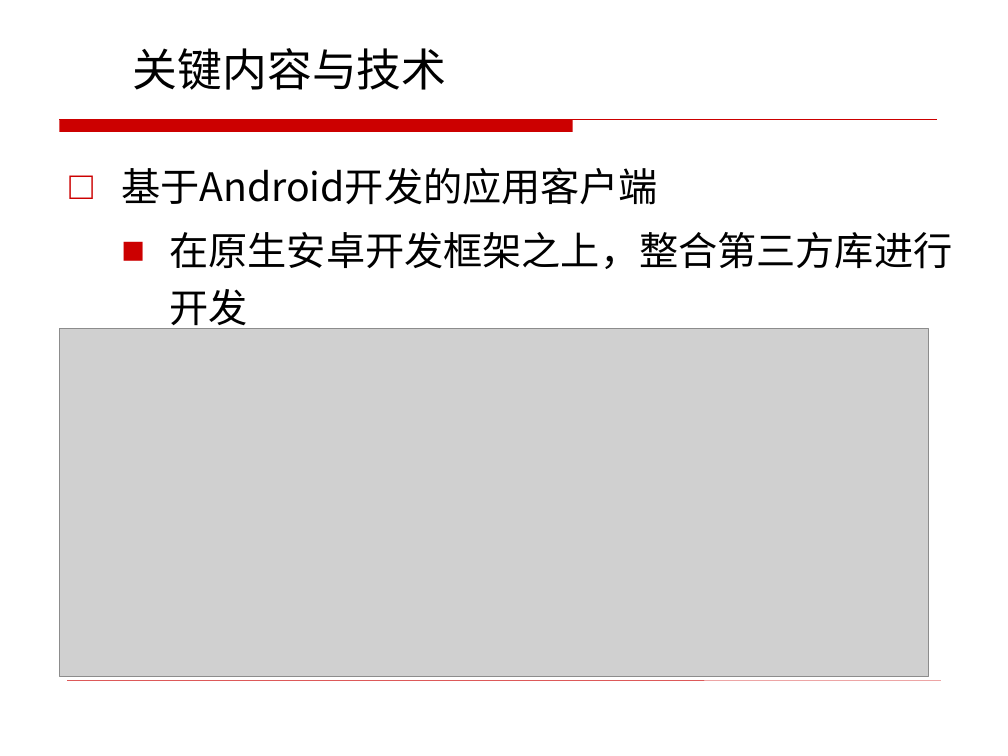
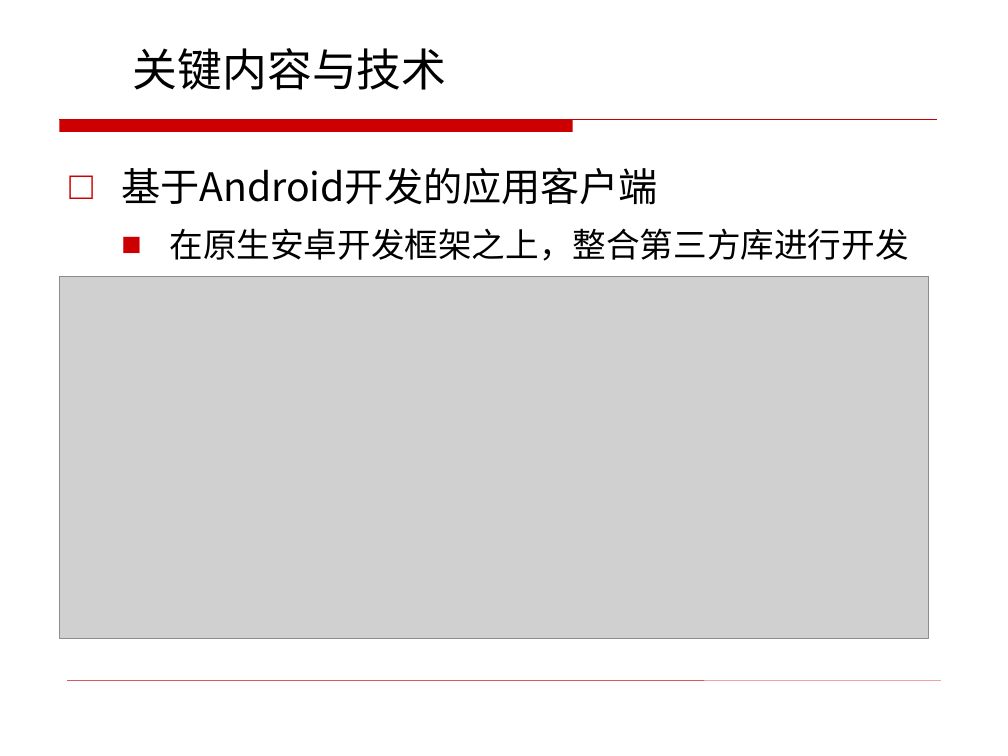
Before and after one commit to bensaku/ikun-home, a slide deck: slide 7 of 毕业设计/2021215239-王珂-软件学院本科毕业设计汇报检查PPT（第1次）.pptx (slide 5 before the commit). Drawn at 1008x756 pixels with LibreOffice and Linux fonts; fonts in the diff are those of the drawing; grey boxes stand for pictures; background and template pictures are left out. Boxes give left, top, right and bottom in pixels: in the first picture for what was removed or moved away, otherwise in the second. Text is boxed around its words. In the diff, an @@ line names an element or a change of style, - is before the commit and + after.

```diff
--- a/毕业设计/2021215239-王珂-软件学院本科毕业设计汇报检查PPT（第1次）.pptx
+++ b/毕业设计/2021215239-王珂-软件学院本科毕业设计汇报检查PPT（第1次）.pptx
@@ text at [169,228,908,261]: size 28 to 24 pt in "在原生安卓开发框架之上，整合第三方库进行开发" @@
@@ picture: place and size @@
-picture at [59,329,928,676]
+picture at [59,276,928,638]
```
Also in this commit, not shown: 5 other slides changed, 3 slides added.
